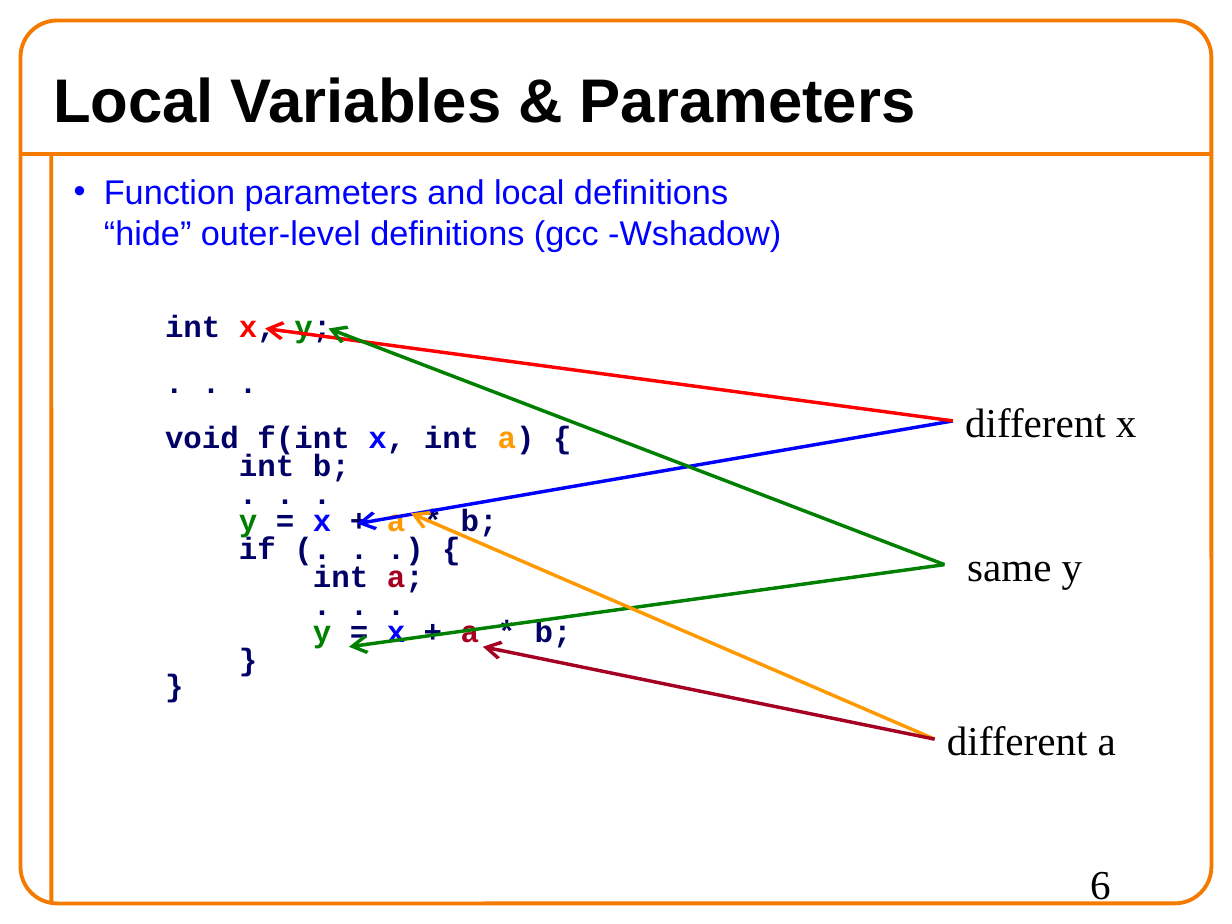
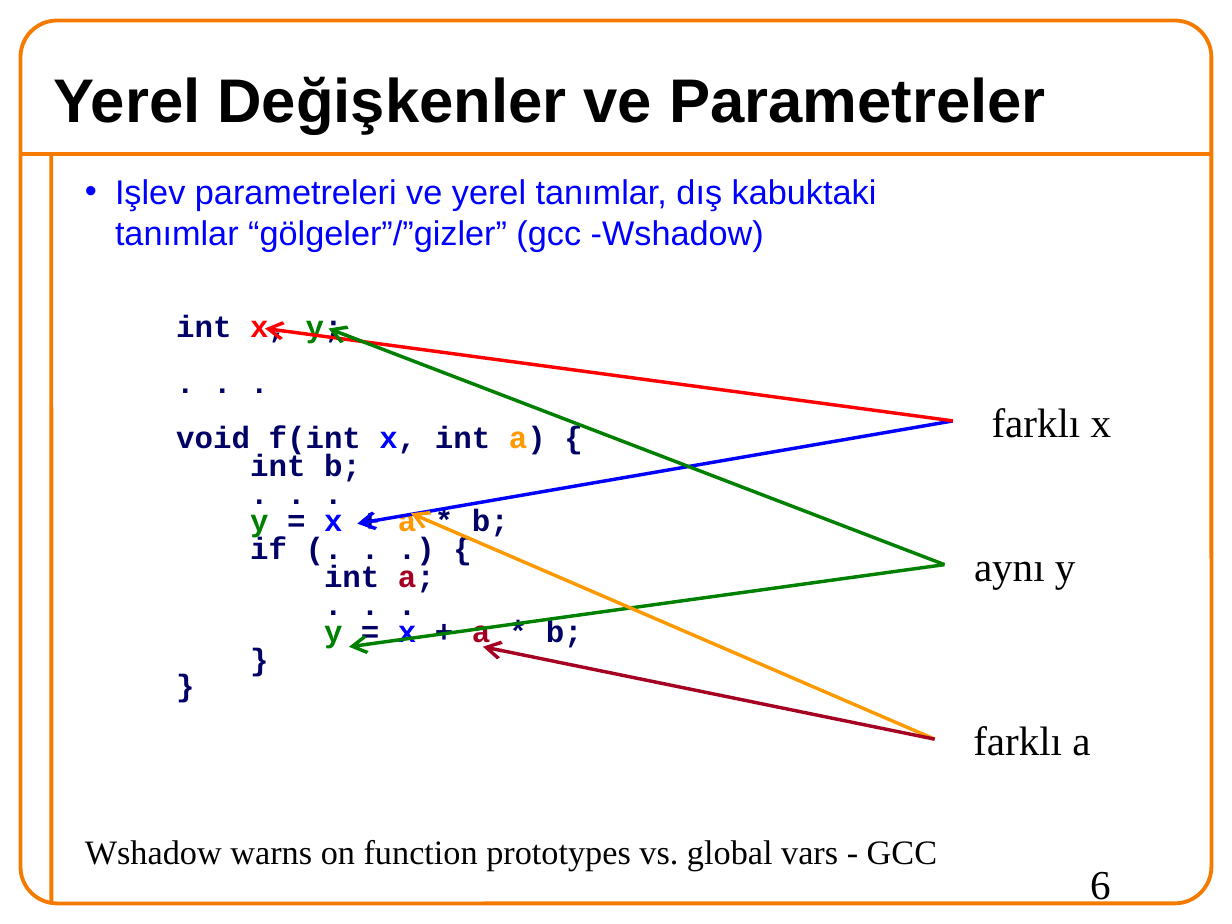
Before and after one commit to 19ceng/ceng201pro, a slide deck: slide 6 of 05test.odp. Drawn at 1232x924 pixels with LibreOffice and Linux fonts; fonts in the diff are those of the drawing; background and template pictures are left out. Boxes give left, top, right and bottom in pixels: in the first picture for what was removed or moved away, otherwise in the second. Text is boxed around its words. In the diff, an @@ line names an element or a change of style, - is before the commit and + after.

```diff
--- a/05test.odp
+++ b/05test.odp
@@ title at box(53, 76, 1045, 133): text changed @@
-Local Variables & Parameters
+Yerel Değişkenler ve Parametreler
@@ text "Işlev parametreleri ve yerel tanımlar, ...": place and size @@
-text "Işlev parametreleri ve yerel tanımlar, ..." at box(104, 179, 781, 649)
+text "Işlev parametreleri ve yerel tanımlar, ..." at box(115, 179, 877, 651)
@@ text at box(115, 179, 877, 252): text changed @@
-• Function parameters and local definitions
-  “hide” outer-level definitions (gcc -Wshadow)
+• Işlev parametreleri ve yerel tanımlar, dış kabuktaki tanımlar “gölgeler”/”gizler” (gcc -Wshadow)
@@ text at box(992, 408, 1112, 438): text changed @@
-different x
+farklı x
@@ text at box(974, 561, 1076, 589): text changed @@
-same y
+aynı y
@@ text at box(973, 726, 1090, 756): text changed @@
-different a
+farklı a
@@ text added at box(85, 840, 937, 871), 20 pt, text #000000 @@
+Wshadow warns on function prototypes vs. global vars - GCC
```
Also in this commit, not shown: 11 other slides changed, 9 slides added, 9 slides removed, 1 other file.
